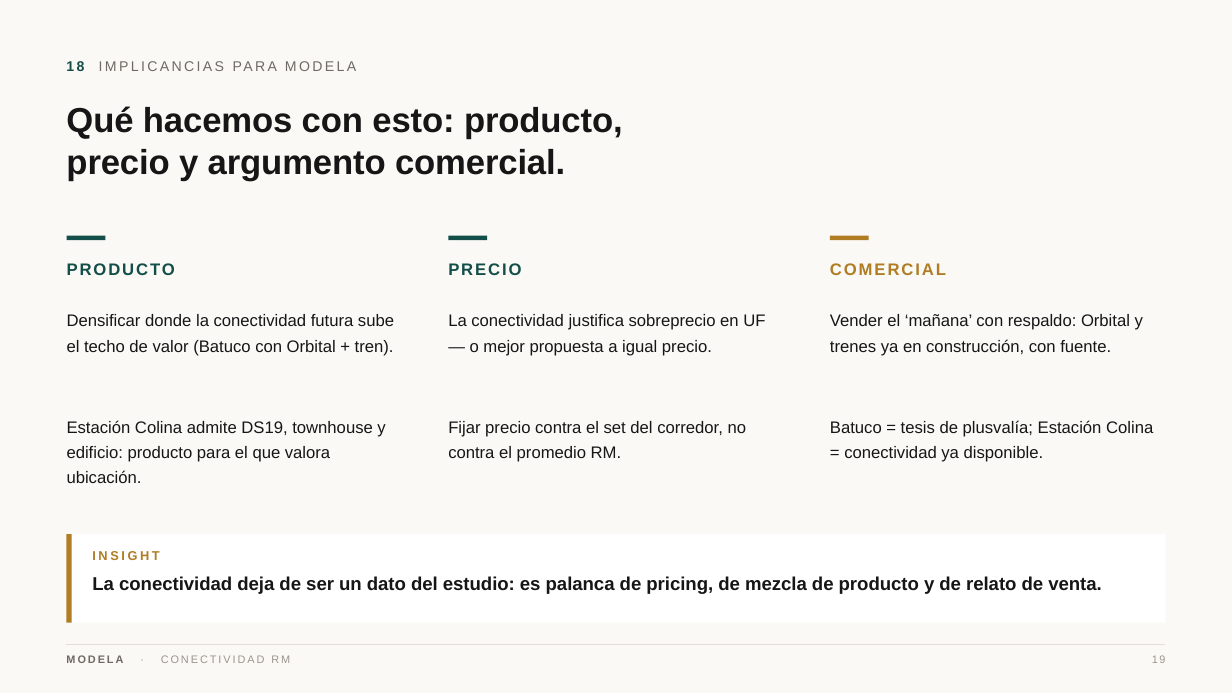
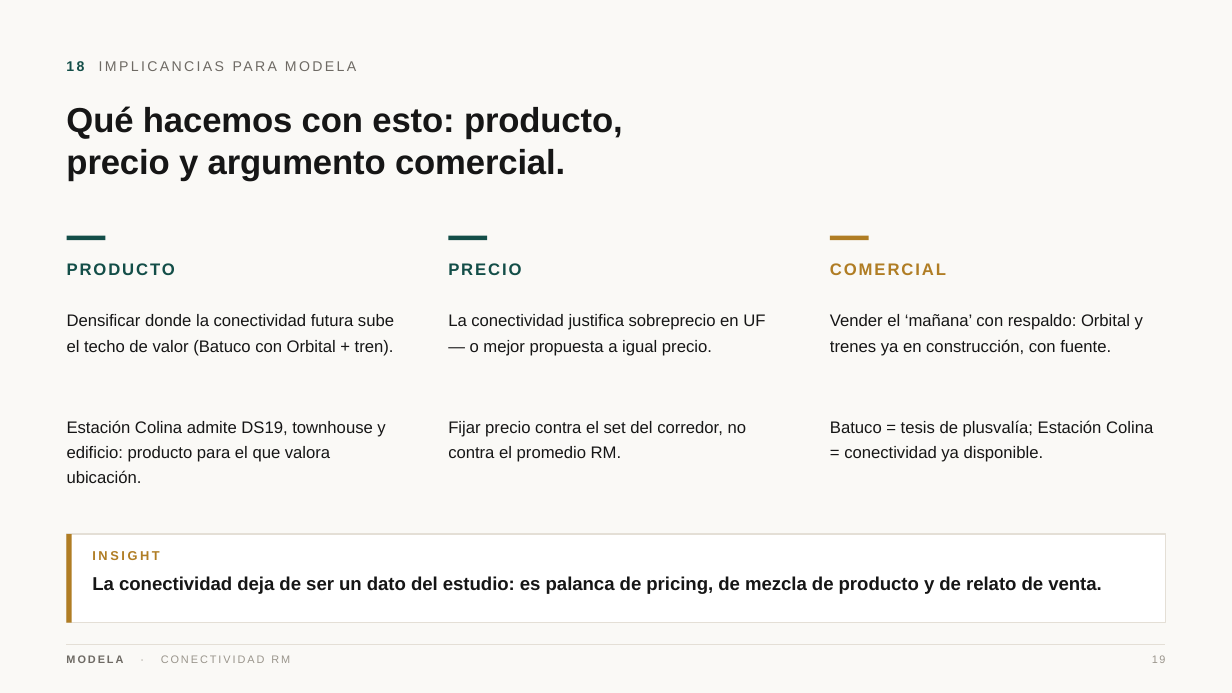
Before and after one commit to modela-simulador/modela-simulador, a slide deck: slide 19 of public/conectividad/Conectividad-Modela.pptx. Drawn at 1232x693 pixels with LibreOffice and Linux fonts; fonts in the diff are those of the drawing. Boxes give left, top, right and bottom in pixels: in the first picture for what was removed or moved away, otherwise in the second. Text is boxed around its words. In the diff, an @@ line names an element or a change of style, - is before the commit and + after.

```diff
--- a/public/conectividad/Conectividad-Modela.pptx
+++ b/public/conectividad/Conectividad-Modela.pptx
@@ rectangle at (67, 534, 1165, 623): outline none to #E4DFD6 1 pt @@
```
Also in this commit, not shown: 18 other slides changed, 42 other files.
